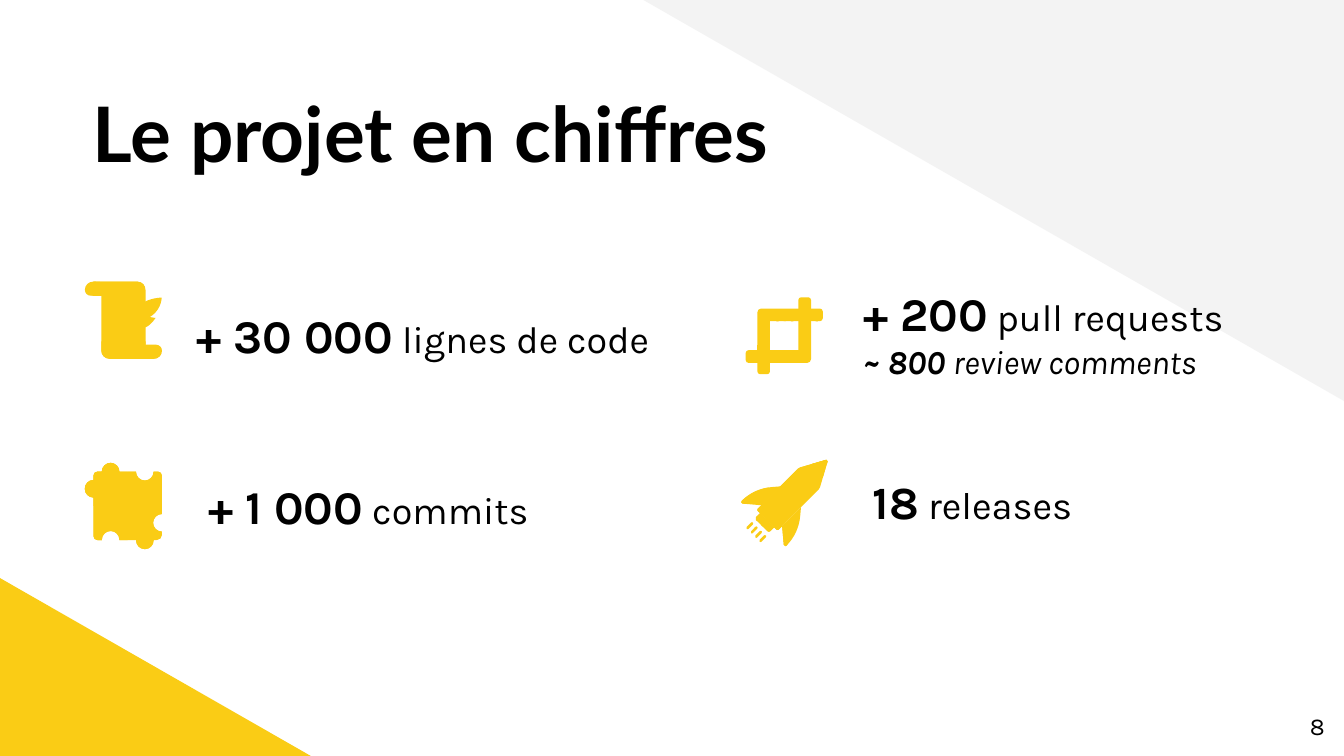
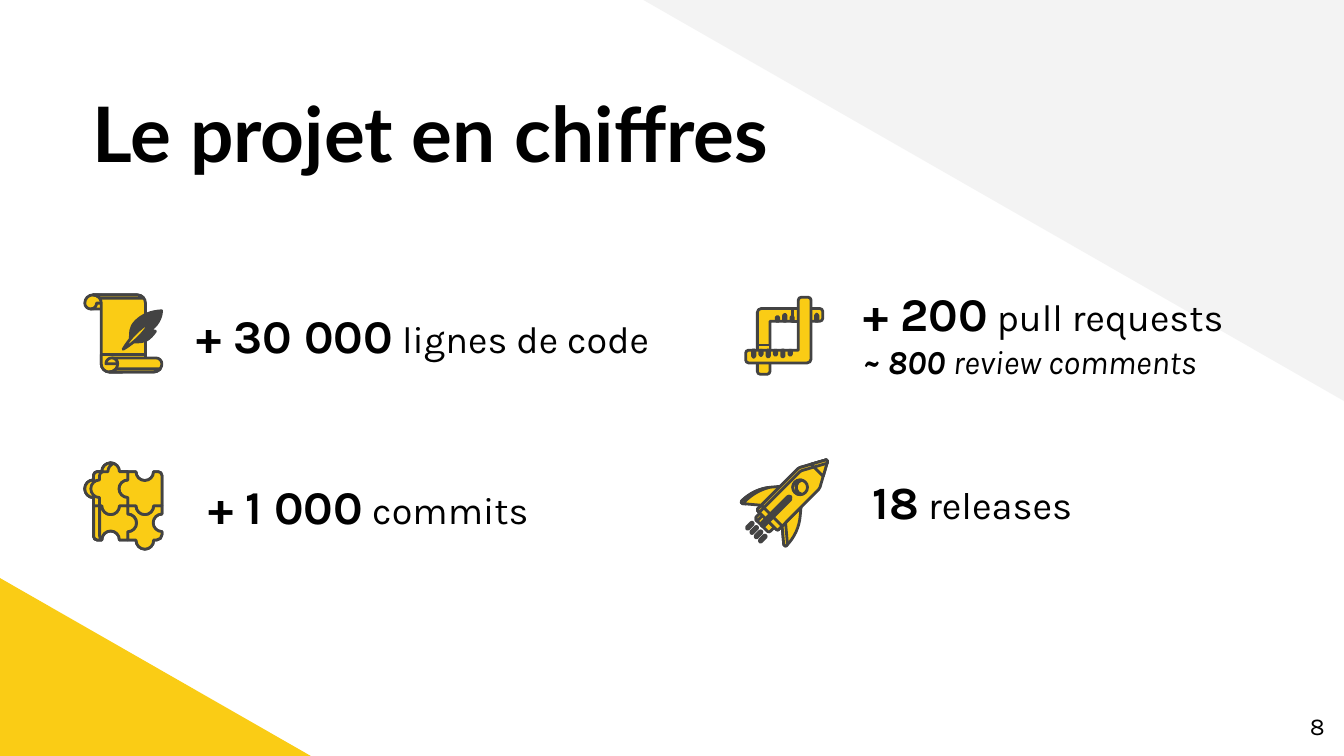
Before and after one commit to JeremieLeymarie/story-builder, a slide deck: slide 8 of sb-keynote-finale.pptx. Drawn at 1344x756 pixels with LibreOffice and Linux fonts; fonts in the diff are those of the drawing. Boxes give left, top, right and bottom in pixels: in the first picture for what was removed or moved away, otherwise in the second. Text is boxed around its words. In the diff, an @@ line names an element or a change of style, - is before the commit and + after.

```diff
--- a/sb-keynote-finale.pptx
+++ b/sb-keynote-finale.pptx
@@ freeform shape at bbox=[106, 308, 141, 313]: outline none to #FACC15 1.5 pt; outline redrawn @@
@@ freeform shape at bbox=[106, 316, 141, 321]: outline none to #FACC15 1.5 pt @@
@@ freeform shape at bbox=[106, 324, 141, 329]: outline none to #FACC15 1.5 pt @@
@@ freeform shape: place and size @@
-freeform shape at bbox=[106, 294, 141, 300]
+freeform shape at bbox=[106, 324, 141, 329]
@@ freeform shape at bbox=[129, 310, 161, 343]: fill #FACC15 to #434343; outline none to #434343 1.5 pt @@
@@ outline none to #434343 1.5 pt in 50 elements at bbox=[85, 462, 161, 548], bbox=[128, 505, 161, 548], bbox=[120, 472, 163, 515], bbox=[94, 505, 137, 539], bbox=[85, 462, 128, 515], bbox=[94, 505, 102, 539], bbox=[85, 462, 113, 505], bbox=[758, 309, 824, 375], bbox=[758, 345, 770, 358], bbox=[793, 309, 798, 321], bbox=[746, 297, 812, 363], bbox=[784, 314, 786, 321], bbox=[790, 316, 793, 321], bbox=[777, 316, 780, 321], bbox=[816, 314, 818, 321], bbox=[782, 351, 785, 358], bbox=[774, 351, 777, 356], bbox=[789, 351, 792, 356], bbox=[767, 351, 770, 358], bbox=[759, 351, 762, 356], bbox=[753, 351, 755, 358], bbox=[741, 487, 780, 505], bbox=[782, 507, 801, 546], bbox=[741, 488, 769, 504], bbox=[782, 523, 788, 547], bbox=[757, 460, 828, 530], bbox=[757, 460, 828, 512], bbox=[793, 480, 808, 495], bbox=[793, 480, 802, 495], bbox=[755, 513, 774, 532], bbox=[755, 513, 763, 521], bbox=[757, 505, 782, 530], bbox=[757, 505, 763, 512], bbox=[746, 523, 754, 530], bbox=[750, 527, 758, 534], bbox=[759, 535, 767, 542], bbox=[755, 531, 763, 538], bbox=[812, 460, 828, 476], bbox=[812, 460, 828, 466], bbox=[761, 496, 792, 527], bbox=[761, 496, 790, 527], bbox=[85, 294, 114, 308], bbox=[93, 294, 144, 298], bbox=[93, 294, 145, 371], bbox=[109, 368, 160, 371], bbox=[101, 355, 145, 372], bbox=[106, 358, 118, 363], bbox=[124, 321, 152, 349], bbox=[90, 304, 103, 309], bbox=[109, 358, 161, 372] @@
@@ 7 freeform shapes: place and size @@
-7 freeform shapes at bbox=[91, 290, 163, 359]
+7 freeform shapes at bbox=[90, 304, 161, 372]
@@ 4 freeform shapes: place and size @@
-4 freeform shapes at bbox=[85, 282, 161, 359]
+4 freeform shapes at bbox=[85, 294, 160, 371]
```
Also in this commit, not shown: 6 other slides changed, 1 other file.
